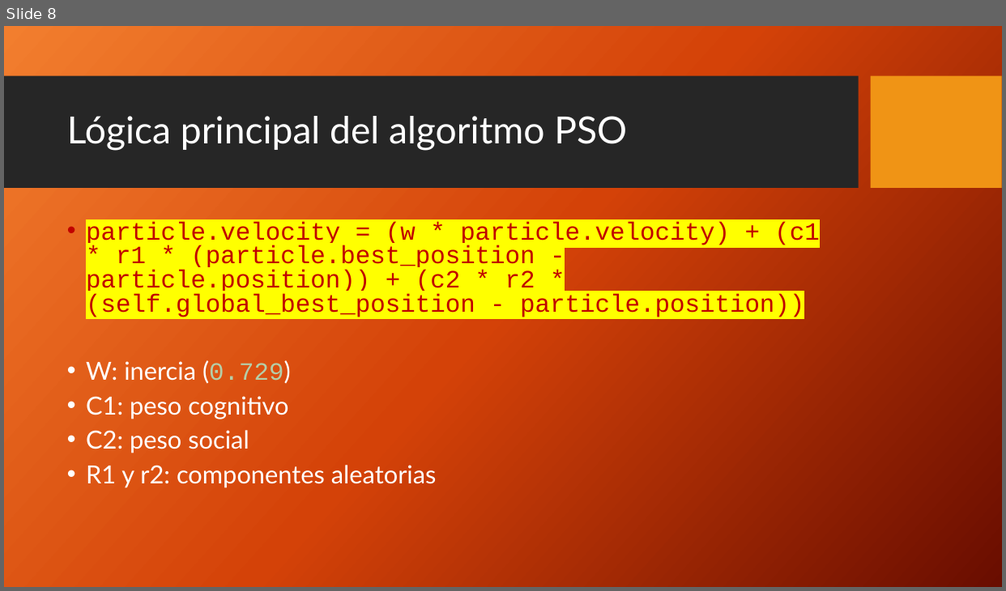
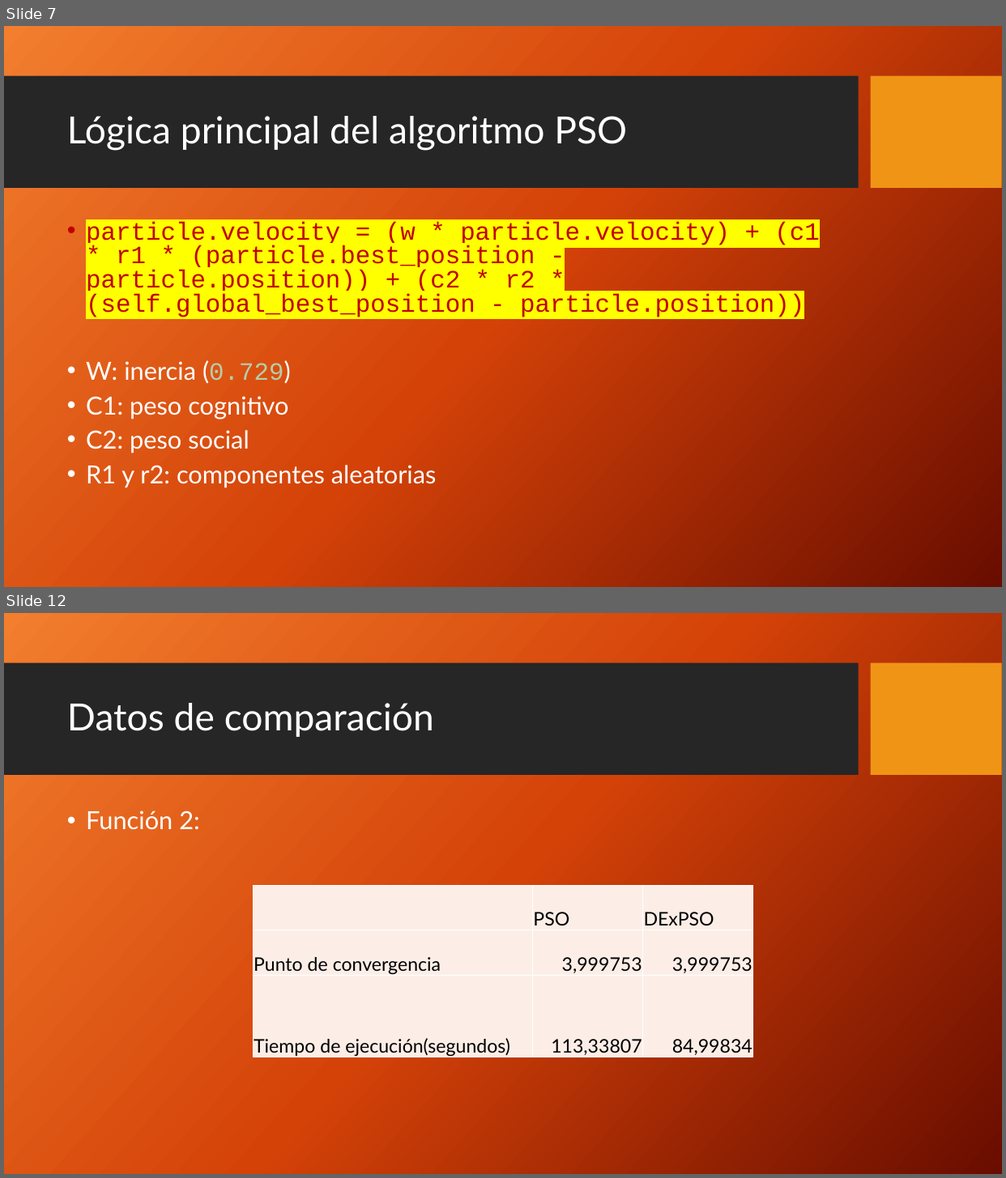
Before and after one commit to fermontenegro/PSO, a slide deck: Presentacion final.pptx. Shown one above the other, each under a label of ours: slide 8 before the commit, slides 7 and 12 after it; the slides between them are not shown. The pictures are 1006x591 and 1006x1178 pixels, drawn with LibreOffice and Linux fonts; fonts in the diff are those of the drawing; background and template pictures are left out. Boxes give left, top, right and bottom in pixels: in the first picture for what was removed or moved away, otherwise in the second. Text is boxed around its words. In the diff, an @@ line names an element or a change of style, - is before the commit and + after.

```diff
--- a/Presentacion final.pptx
+++ b/Presentacion final.pptx
@@ slide 12 added at (x1=4, y1=613, x2=1002, y2=1174), background picture (left out); not listed: 2 template elements that a slide beside it also shows @@
@@ title added at (x1=67, y1=703, x2=434, y2=737), 36 pt, text #FFFFFF @@
+Datos de comparación
@@ text added at (x1=86, y1=811, x2=200, y2=830), 24 pt, text #FFFFFF @@
+• Función 2:
@@ table added at (x1=253, y1=885, x2=752, y2=1060), 3 rows, 3 columns @@
+ | PSO | DExPSO
+Punto de convergencia | 3,999753 | 3,999753
+Tiempo de ejecución(segundos) | 113,33807 | 84,99834
@@ what was slide 8 is now slide 7 @@
```
Also in this commit, not shown: 6 slides changed, 5 other slides added, 2 slides removed, 6 other files.
